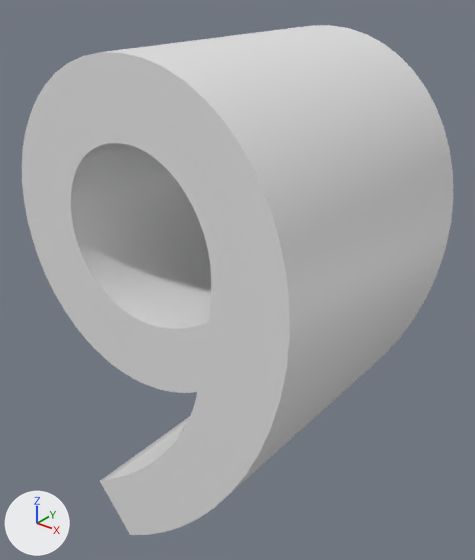
The Blender file objects/9.blend, before and after one commit.
Both versions are drawn from a camera (50 mm lens) standing at (11.56, -10.04, 11.61) and looking at (3.53, 0.0, 5.38). Lighting does not change. The marker at lower left points along +X, +Y and +Z. Text is drawn in Blender's own font.

The first picture shows 'Texto'.
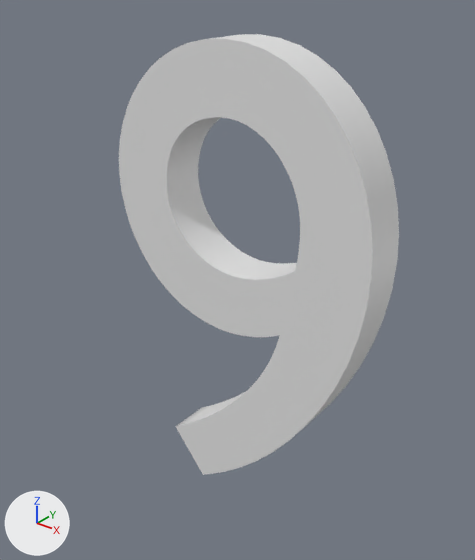
Location of each change, [x1, y1, x2, y2] in pixels of the pictures (475 x 560 px):
'Texto', reshaped (35% narrower, 14% shorter): before [22, 25, 453, 535]; after [119, 34, 399, 475]

Patch to the scene script:
```diff
--- a/objects/9.blend.py
+++ b/objects/9.blend.py
@@ txt_texto @@
 txt_texto.body = '9'
-txt_texto.extrude = 3.0
+txt_texto.extrude = 0.5
```
